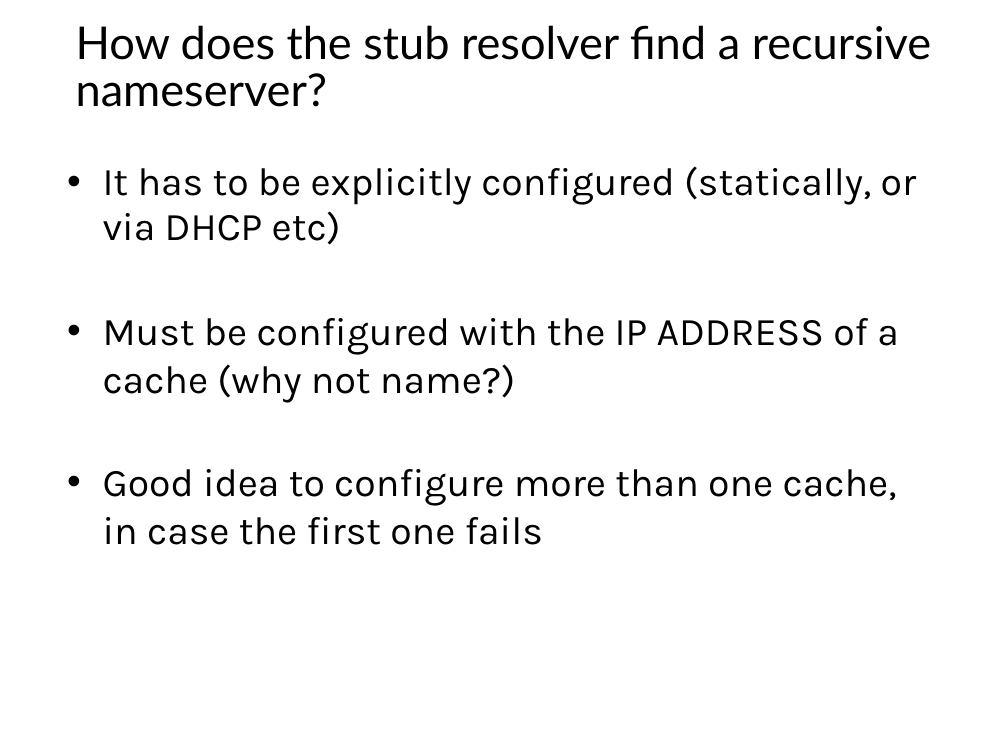
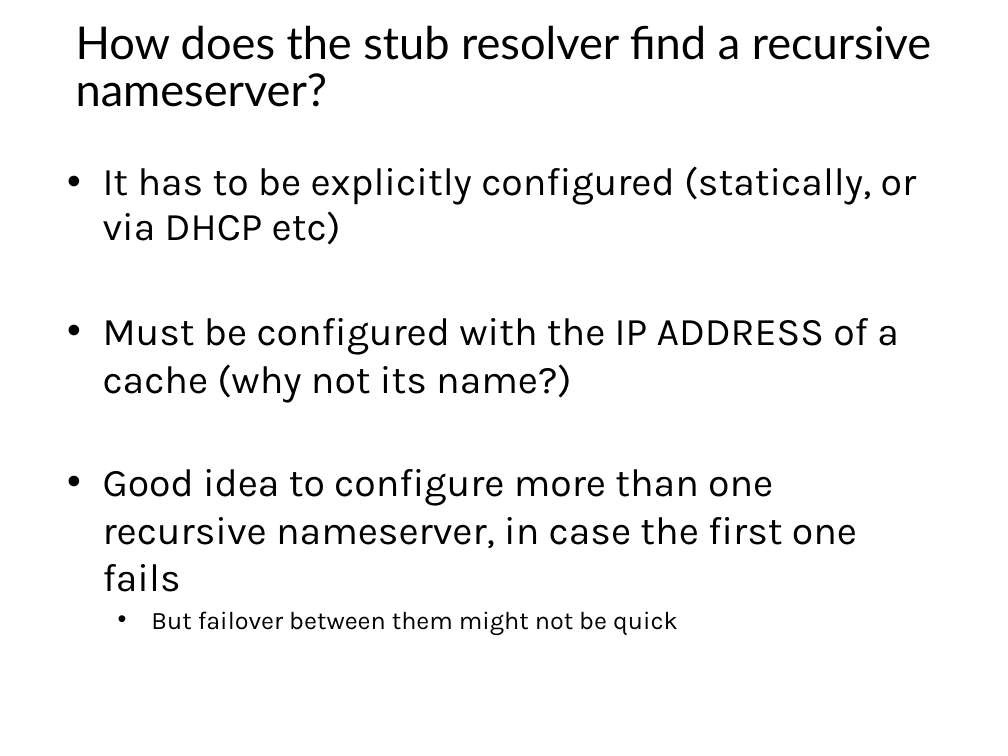
Before and after one commit to afnog/sse, a slide deck: slide 20 of dns/dns1-presentation.pptx. Drawn at 1008x756 pixels with LibreOffice and Linux fonts; fonts in the diff are those of the drawing; background and template pictures are left out. Boxes give left, top, right and bottom in pixels: in the first picture for what was removed or moved away, otherwise in the second. Text is boxed around its words. In the diff, an @@ line names an element or a change of style, - is before the commit and + after.

```diff
--- a/dns/dns1-presentation.pptx
+++ b/dns/dns1-presentation.pptx
@@ text at [103,318,899,635]: text changed @@
-• Must be configured with the IP ADDRESS of a cache (why not name?)
-• Good idea to configure more than one cache, in case the first one fails
+• Must be configured with the IP ADDRESS of a cache (why not its name?)
+• Good idea to configure more than one recursive nameserver, in case the first one fails
+  • But failover between them might not be quick
```
Also in this commit, not shown: 8 other slides changed, 4 other files.
